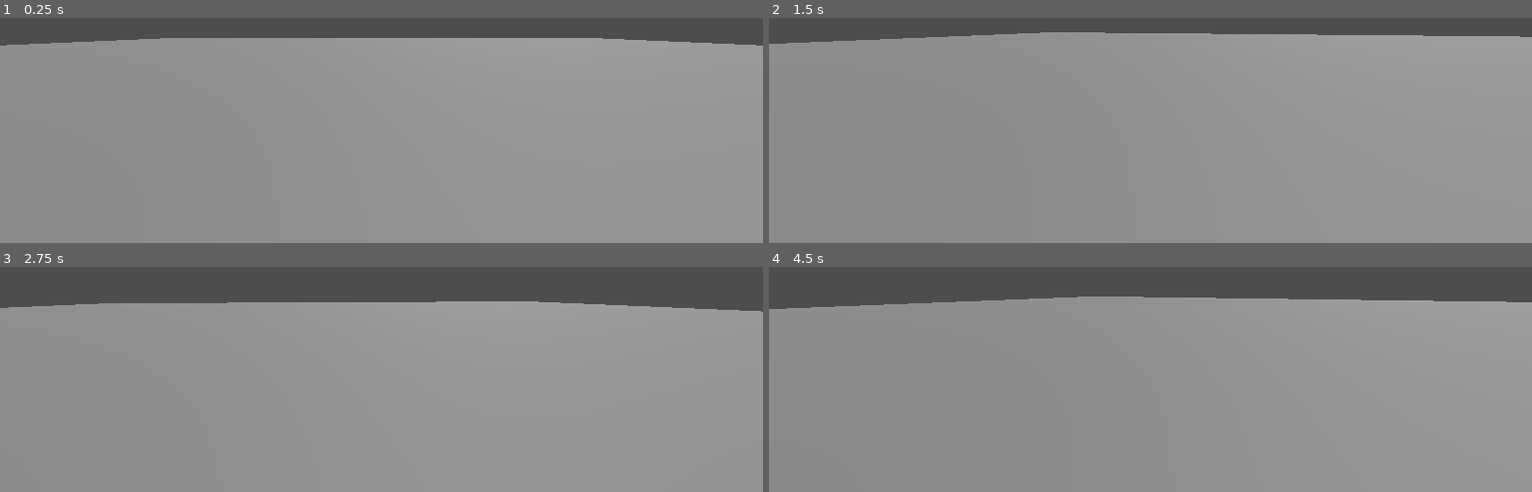
Above: before the commit, frames 1-4 (two rows, left to right).
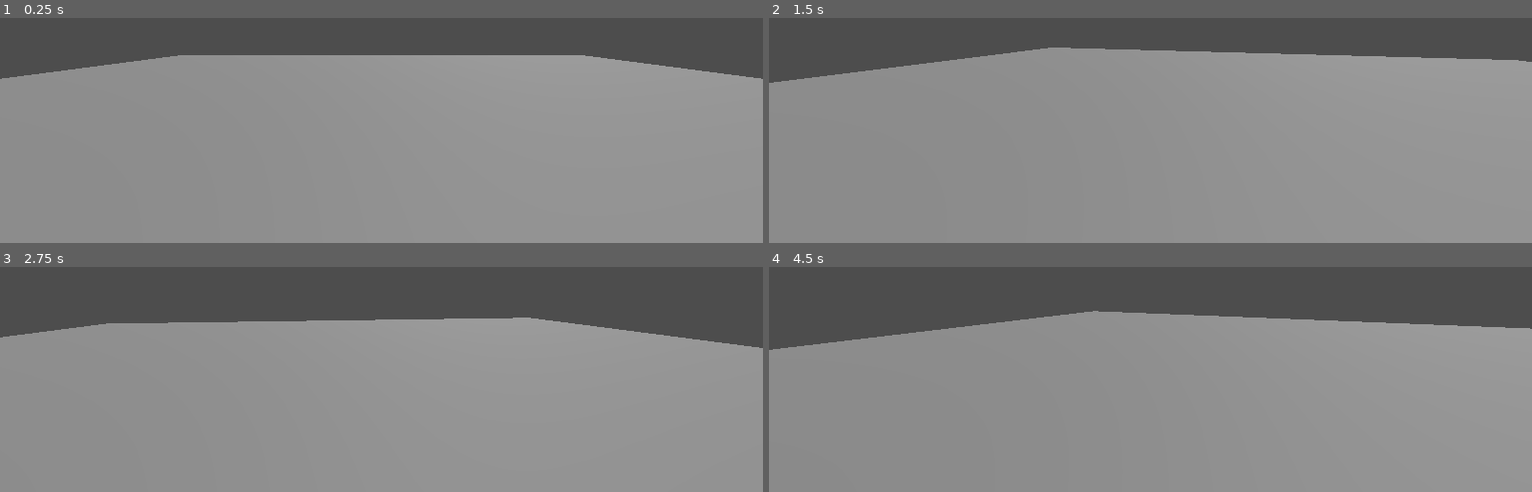
Above: after the commit, the same moments.

Repository: dama33/Sungazer
Game: Godot game, scene res://src/world/whitebox.tscn
Two runs of this game, one before a commit and one after it. Both use one fixed random seed, a clock stepped at 60 frames per second and the inputs below. Before the commit the project starts from res://whitebox.tscn.
Inputs (mouse positions are in pixels of both pictures, inside the frame that each line leads up to):
- Up to frame 1 (0.25 s): no input
- Up to frame 2 (1.5 s): tap Enter at 0.5 s; move the mouse to (1188, 27) at 0.52 s; tap Space at 1.25 s; move the mouse to (1112, 31) at 1.27 s
- Up to frame 3 (2.75 s): tap Enter at 2 s; move the mouse to (396, 271) at 2.02 s
- Up to frame 4 (4.5 s): tap Space at 2.75, 4.25 s; move the mouse to (1142, 285) at 2.77 s; tap Enter at 3.5 s; move the mouse to (1203, 282) at 3.52 s; move the mouse to (1089, 273) at 4.27 s

The runs differ from the first frame. In frame 1, 9.4% of the frame differs, in the area x 0-100%, y 8-28%; in frame 2, 10%; in frame 3, 9.7%; in frame 4, 11%, in the area x 0-100%, y 13-37%.

Commit message:
implement global which tracks if the player is looking at the sun

Diff:
--- a/project.godot
+++ b/project.godot
@@ -14,3 +14,7 @@
 run/main_scene="uid://bhdh3u7e2fuon"
 config/features=PackedStringArray("4.5", "Forward Plus")
 config/icon="res://icon.svg"
+
+[autoload]
+
+StareChecker="*res://src/scripts/globals/stare_checker.gd"
--- /dev/null
+++ b/src/scripts/globals/stare_checker.gd
@@ -0,0 +1,78 @@
+extends Node
+## Responsible for keeping track of when the player is and is not staring at the
+## sun. Physics process will only run once the player and sun nodes have been
+## set up and registered themselves with this global.
+
+
+signal sun_entered_view
+signal sun_exited_view
+
+
+var sun_on_screen_notifier: VisibleOnScreenNotifier3D = null
+var player_camera: Camera3D = null
+var sun_raycast: RayCast3D = null
+var is_sun_in_view: bool = false
+var is_sun_on_screen: bool = false
+
+
+func _ready() -> void:
+	set_physics_process(false)
+
+
+## Check every frame if the sun has become obstructed or was obstructed and is
+## no longer.
+func _physics_process(_delta: float) -> void:
+	if not is_sun_on_screen:
+		return
+	var is_visibility_obstructed_now = is_visibility_obstructed()
+	if is_visibility_obstructed_now and is_sun_in_view:
+		sun_exited_view.emit()
+		is_sun_in_view = false
+	elif not is_visibility_obstructed_now and not is_sun_in_view:
+		sun_entered_view.emit()
+		is_sun_in_view = true
+
+
+## Gets the current global position of the sun
+func get_sun_global_position() -> Vector3:
+	assert(sun_on_screen_notifier != null, "sun's on screen notifier was not registered before calling this method!")
+	return sun_on_screen_notifier.global_position
+
+
+## Should be called in the _ready function of the sun node
+func register_sun_stuff(notifier: VisibleOnScreenNotifier3D, raycast: RayCast3D) -> void:
+	sun_on_screen_notifier = notifier
+	sun_raycast = raycast
+	sun_on_screen_notifier.screen_entered.connect(_on_notifier_entered_screen)
+	sun_on_screen_notifier.screen_exited.connect(_on_notifier_exited_screen)
+	if player_camera != null:
+		set_physics_process.call_deferred(true)
+
+
+## Should be called in the _ready function of the player node
+func register_player_camera(camera: Camera3D) -> void:
+	player_camera = camera
+	if sun_on_screen_notifier != null and sun_raycast != null:
+		set_physics_process.call_deferred(true)
+
+
+## Checks if there is a line of sight between the player and the sun. Returns
+## true if the player can see the sun.
+func is_visibility_obstructed() -> bool:
+	sun_raycast.target_position = sun_raycast.to_local(player_camera.global_position)
+	sun_raycast.force_raycast_update()
+	return sun_raycast.is_colliding()
+
+
+func _on_notifier_entered_screen() -> void:
+	is_sun_on_screen = true
+	if not is_visibility_obstructed():
+		sun_entered_view.emit()
+		is_sun_in_view = true
+
+
+func _on_notifier_exited_screen() -> void:
+	is_sun_on_screen = false
+	if is_sun_in_view:
+		sun_exited_view.emit()
+		is_sun_in_view = false
--- a/player.gd
+++ b/src/world/player.gd
@@ -3,6 +3,9 @@
 
 func _ready():
 	Input.mouse_mode = Input.MOUSE_MODE_CAPTURED
+	StareChecker.register_player_camera($Pivot/Camera3D)
+	StareChecker.sun_entered_view.connect(_temp_enter)
+	StareChecker.sun_exited_view.connect(_temp_exit)
 
 func _process(_delta: float):
 	pass
@@ -12,3 +15,10 @@
 		rotate_y(-event.relative.x * mouse_sensitivity)
 		%Pivot.rotate_x(-event.relative.y * mouse_sensitivity)
 		%Pivot.rotation.x = clamp(%Pivot.rotation.x, deg_to_rad(-90), deg_to_rad(90))
+
+
+func _temp_enter() -> void:
+	print("sun entered view")
+
+func _temp_exit() -> void:
+	print("sun exited view")
--- a/player.tscn
+++ b/src/world/player.tscn
@@ -1,6 +1,6 @@
 [gd_scene load_steps=2 format=3 uid="uid://ckudr8chj1kgo"]
 
-[ext_resource type="Script" uid="uid://br1seygui4q2b" path="res://player.gd" id="1_4flbx"]
+[ext_resource type="Script" uid="uid://br1seygui4q2b" path="res://src/world/player.gd" id="1_4flbx"]
 
 [node name="Player" type="Node3D"]
 script = ExtResource("1_4flbx")
--- /dev/null
+++ b/src/world/sun.gd
@@ -0,0 +1,5 @@
+extends MeshInstance3D
+
+
+func _ready() -> void:
+	StareChecker.register_sun_stuff($VisibleOnScreenNotifier3D, $RayCast3D)
--- /dev/null
+++ b/src/world/whitebox.tscn
@@ -0,0 +1,57 @@
+[gd_scene load_steps=6 format=3 uid="uid://bhdh3u7e2fuon"]
+
+[ext_resource type="PackedScene" uid="uid://ckudr8chj1kgo" path="res://src/world/player.tscn" id="1_o8h8f"]
+[ext_resource type="Script" uid="uid://befikjo5tp80e" path="res://src/world/sun.gd" id="2_4xxeg"]
+
+[sub_resource type="BoxShape3D" id="BoxShape3D_4xxeg"]
+size = Vector3(25, 1, 30)
+
+[sub_resource type="StandardMaterial3D" id="StandardMaterial3D_r8r68"]
+albedo_color = Color(0.79607844, 0.15294118, 0.23921569, 1)
+
+[sub_resource type="SphereMesh" id="SphereMesh_xhn5b"]
+material = SubResource("StandardMaterial3D_r8r68")
+
+[node name="Whitebox" type="Node3D"]
+
+[node name="DirectionalLight3D" type="DirectionalLight3D" parent="."]
+transform = Transform3D(-0.866003, -0.42940623, 0.25622088, 0.006227292, 0.50310075, 0.8642054, -0.50000006, 0.75, -0.4330127, 0, 15.960078, -9.038332)
+shadow_enabled = true
+sky_mode = 1
+
+[node name="Player" parent="." instance=ExtResource("1_o8h8f")]
+transform = Transform3D(1, 0, 0, 0, 1, 0, 0, 0, 1, -3.1668396, 2.0134964, -2.4152832)
+
+[node name="CSGBox3D" type="CSGBox3D" parent="."]
+transform = Transform3D(1, 0, 0, 0, 1, 0, 0, 0, 1, -3.1668396, 0, -2.4152832)
+size = Vector3(23.114685, 1, 31.780762)
+
+[node name="CSGBox3D2" type="CSGBox3D" parent="."]
+transform = Transform3D(1, 0, 0, 0, 1, 0, 0, 0, 1, 25.635448, 21.922703, 4.7008514)
+size = Vector3(25, 1, 30)
+
+[node name="Area3D" type="Area3D" parent="CSGBox3D2"]
+
+[node name="CollisionShape3D" type="CollisionShape3D" parent="CSGBox3D2/Area3D"]
+shape = SubResource("BoxShape3D_4xxeg")
+
+[node name="Object" type="MeshInstance3D" parent="."]
+transform = Transform3D(1, 0, 0, 0, 1, 0, 0, 0, 1, -0.75026226, 2.5510325, 8.384874)
+mesh = SubResource("SphereMesh_xhn5b")
+skeleton = NodePath("")
+
+[node name="Sun" type="MeshInstance3D" parent="."]
+transform = Transform3D(10, 0, 0, 0, 10, 0, 0, 0, 10, -1.5005245, 82.21656, 16.769749)
+mesh = SubResource("SphereMesh_xhn5b")
+skeleton = NodePath("")
+script = ExtResource("2_4xxeg")
+
+[node name="VisibleOnScreenNotifier3D" type="VisibleOnScreenNotifier3D" parent="Sun"]
+aabb = AABB(-0.1, -0.1, -0.1, 0.2, 0.2, 0.2)
+
+[node name="RayCast3D" type="RayCast3D" parent="Sun"]
+collide_with_areas = true
+debug_shape_custom_color = Color(3.2488256e-06, 0.64844716, 1.92523e-07, 1)
+
+[node name="DebugCamera3D" type="Camera3D" parent="."]
+transform = Transform3D(-0.20841196, 0.36596534, 0.9069917, -0.031303532, 0.9243842, -0.38017616, -0.97753996, -0.107625246, -0.18119672, 49.415756, 10.831852, 0)
--- a/whitebox.tscn
+++ /dev/null
@@ -1,30 +0,0 @@
-[gd_scene load_steps=4 format=3 uid="uid://bhdh3u7e2fuon"]
-
-[ext_resource type="PackedScene" uid="uid://ckudr8chj1kgo" path="res://player.tscn" id="1_r8r68"]
-
-[sub_resource type="StandardMaterial3D" id="StandardMaterial3D_r8r68"]
-albedo_color = Color(0.79607844, 0.15294118, 0.23921569, 1)
-
-[sub_resource type="SphereMesh" id="SphereMesh_xhn5b"]
-material = SubResource("StandardMaterial3D_r8r68")
-
-[node name="Whitebox" type="Node3D"]
-
-[node name="DirectionalLight3D" type="DirectionalLight3D" parent="."]
-transform = Transform3D(-0.866003, -0.42940623, 0.25622088, 0.006227292, 0.50310075, 0.8642054, -0.50000006, 0.75, -0.4330127, 0, 15.960078, -9.038332)
-shadow_enabled = true
-sky_mode = 1
-
-[node name="Player" parent="." instance=ExtResource("1_r8r68")]
-transform = Transform3D(1, 0, 0, 0, 1, 0, 0, 0, 1, -3.1668396, 1, -2.4152832)
-
-[node name="CSGBox3D" type="CSGBox3D" parent="."]
-transform = Transform3D(1, 0, 0, 0, 1, 0, 0, 0, 1, -3.1668396, 0, -2.4152832)
-size = Vector3(23.114685, 1, 31.780762)
-
-[node name="Camera3D" type="Camera3D" parent="."]
-
-[node name="Object" type="MeshInstance3D" parent="."]
-transform = Transform3D(1, 0, 0, 0, 1, 0, 0, 0, 1, -0.75026226, 2.5510325, 8.384874)
-mesh = SubResource("SphereMesh_xhn5b")
-skeleton = NodePath("")
Not shown, added: src/scripts/globals/stare_checker.gd.uid
Renamed: player.gd.uid -> src/world/player.gd.uid
Not shown, added: src/world/sun.gd.uid
